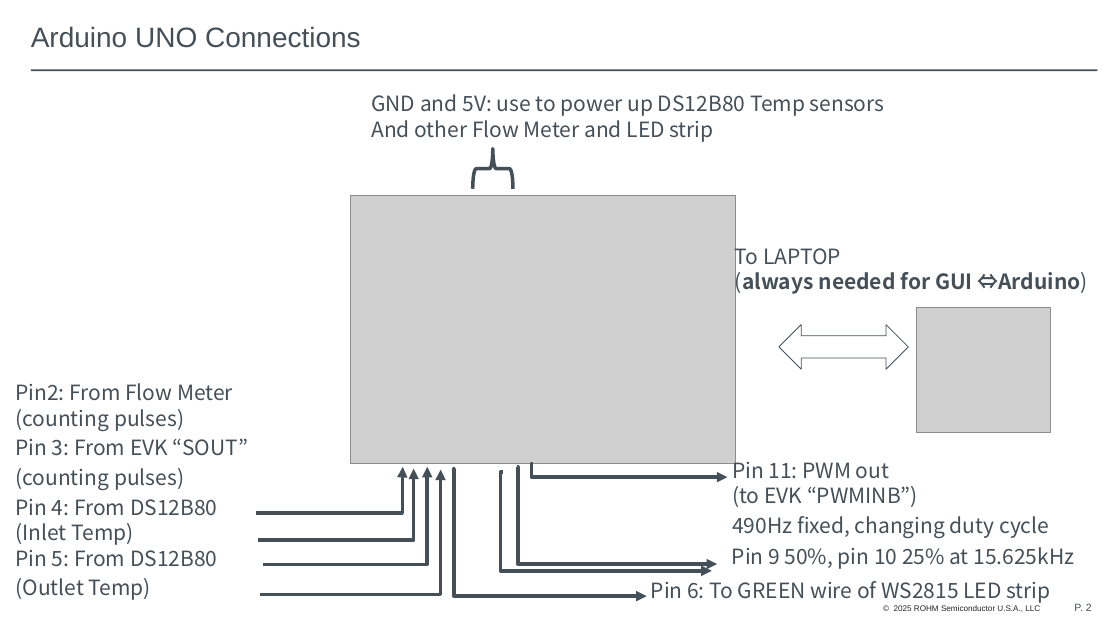
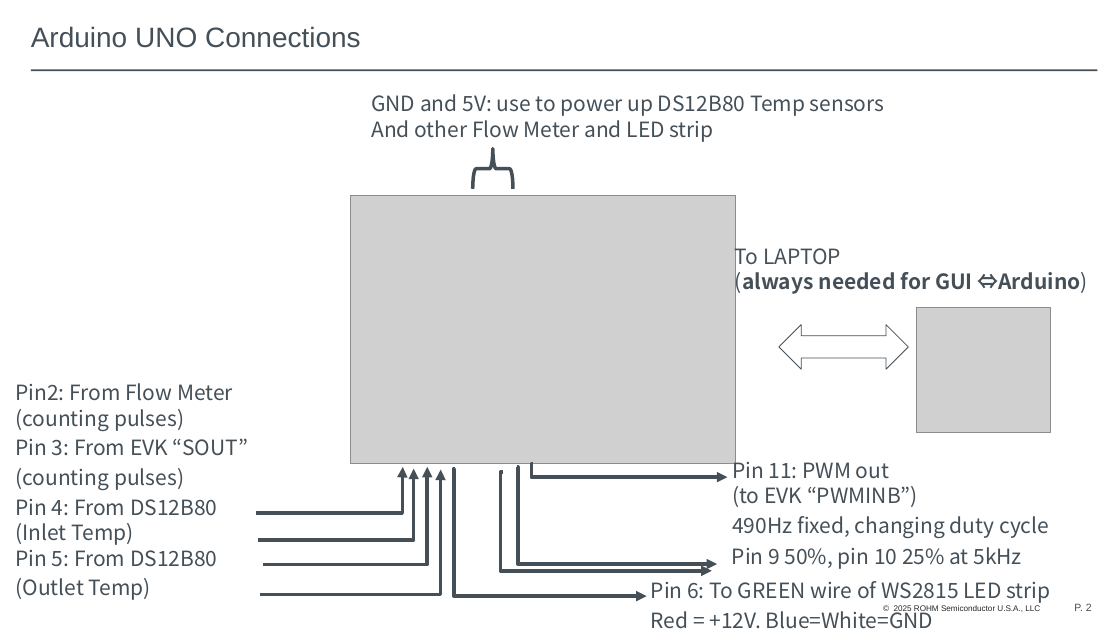
Before and after one commit to mvanocht/BLDC_Pump, a slide deck: slide 2 of Water Pump Demo Arduino and Gui instructions.pptx. Drawn at 1120x630 pixels with LibreOffice and Linux fonts; fonts in the diff are those of the drawing; grey boxes stand for pictures; background and template pictures are left out. Boxes give left, top, right and bottom in pixels: in the first picture for what was removed or moved away, otherwise in the second. Text is boxed around its words. In the diff, an @@ line names an element or a change of style, - is before the commit and + after.

Commit message:
update fan PWM to 5kHz. Update PPT.

```diff
--- a/Water Pump Demo Arduino and Gui instructions.pptx
+++ b/Water Pump Demo Arduino and Gui instructions.pptx
@@ text at <box>732,547,1021,569</box>: text changed @@
-Pin 9 50%, pin 10 25% at 15.625kHz
+Pin 9 50%, pin 10 25% at 5kHz
@@ text at <box>651,607,934,629</box>: paragraph added @@
+Red = +12V. Blue=White=GND
```
Also in this commit, not shown: 1 other slide changed, 1 other file.
